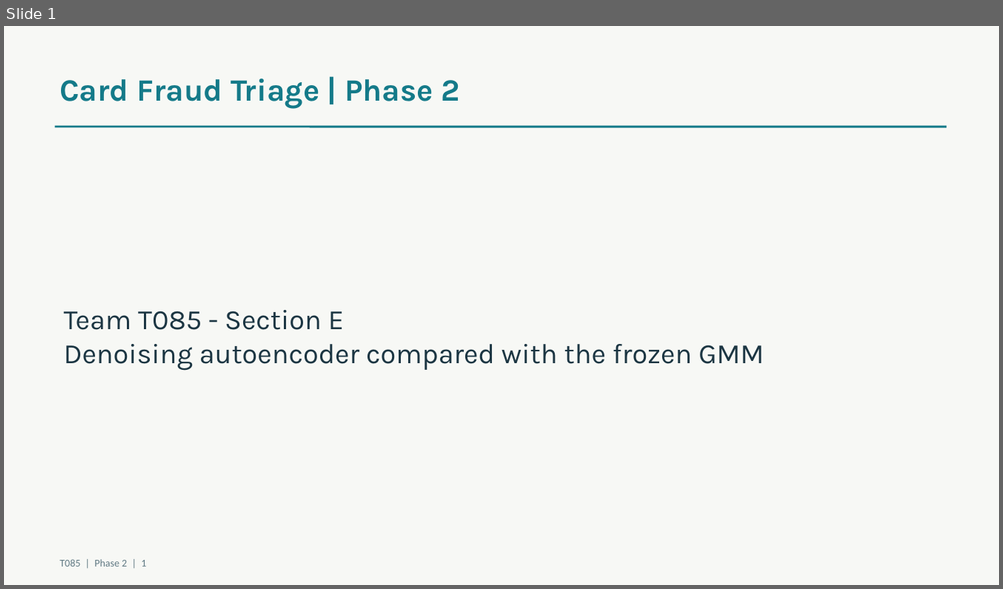
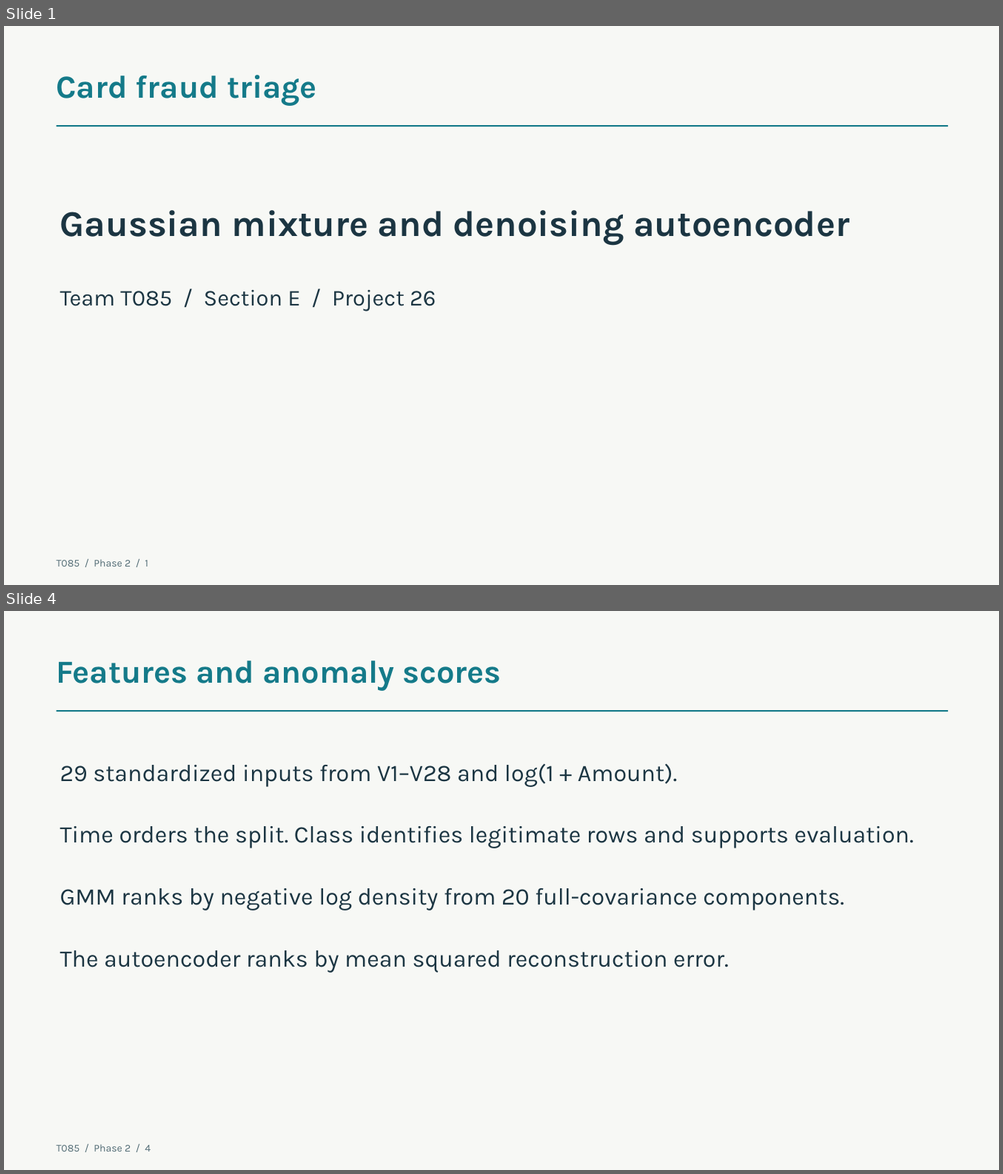
Before and after one commit to aaditya599fx/T085-CardFraudTriage-AML-Phase1, a slide deck: docs/phase2/T085_Phase2.pptx. Shown one above the other, each under a label of ours: slide 1 before the commit, slides 1 and 4 after it; the slides between them are not shown. The pictures are 1003x589 and 1003x1174 pixels, drawn with LibreOffice and Linux fonts; fonts in the diff are those of the drawing. Boxes give left, top, right and bottom in pixels: in the first picture for what was removed or moved away, otherwise in the second. Text is boxed around its words. In the diff, an @@ line names an element or a change of style, - is before the commit and + after.

Commit message:
Complete Phase 2 fraud triage evaluation

```diff
--- a/docs/phase2/T085_Phase2.pptx
+++ b/docs/phase2/T085_Phase2.pptx
@@ slide 4 added at box(4, 611, 999, 1170), background #F7F8F5 @@
@@ text added at box(57, 661, 501, 691), 31 pt, text #147A89, bold @@
+Features and anomaly scores
@@ line added from (57, 711) to (948, 711), #147A89 1.35 pt @@
@@ text added at box(60, 763, 677, 787), 23 pt, text #1B3542 @@
+29 standardized inputs from V1–V28 and log(1 + Amount).
@@ text added at box(60, 826, 913, 849), 23 pt, text #1B3542 @@
+Time orders the split. Class identifies legitimate rows and supports evaluation.
@@ text added at box(60, 889, 844, 911), 23 pt, text #1B3542 @@
+GMM ranks by negative log density from 20 full-covariance components.
@@ text added at box(60, 951, 728, 973), 23 pt, text #1B3542 @@
+The autoencoder ranks by mean squared reconstruction error.
@@ text added at box(57, 1145, 151, 1152), 10 pt, text #526C75 @@
+T085 / Phase 2 / 4
@@ slide 1 changed as well @@
@@ text at box(57, 75, 317, 106): text changed; size 30 to 31 pt @@
-Card Fraud Triage | Phase 2
+Card fraud triage
@@ line (57, 126) - (948, 126): stroke #147A89 2 pt to #147A89 1.35 pt @@
@@ text added at box(60, 210, 849, 245), 35 pt, text #1B3542, bold @@
+Gaussian mixture and denoising autoencoder
@@ text at box(60, 290, 435, 311): text changed; size 27 to 22 pt @@
-Team T085 - Section E
-Denoising autoencoder compared with the frozen GMM
+Team T085 / Section E / Project 26
@@ text at box(57, 560, 148, 567): text changed; font Calibri to Karla; text colour #617A84 to #526C75 @@
-T085 | Phase 2 | 1
+T085 / Phase 2 / 1
```
Also in this commit, not shown: 1 other slide changed, 11 other slides added, 12 slides removed, 20 other files.
